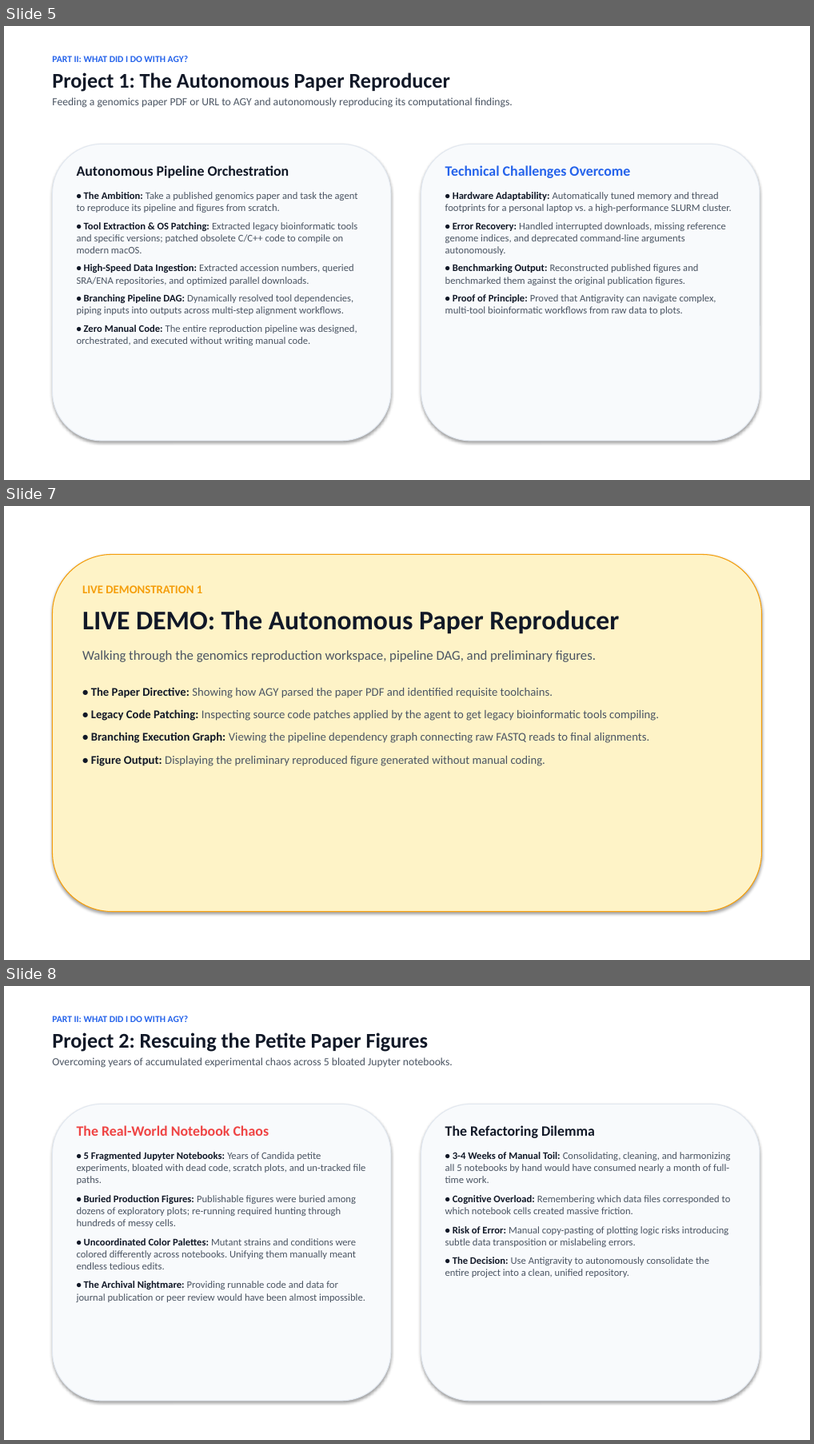
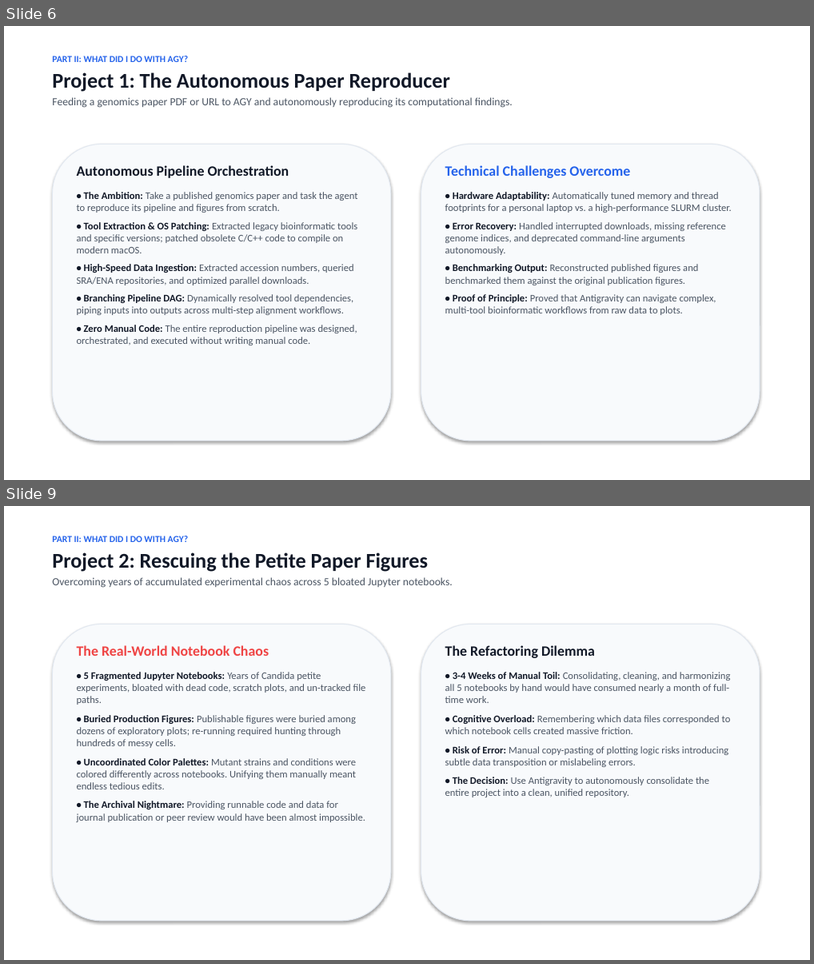
Before and after one commit to berman-lab/antigravity-intoduction-presentation, a slide deck: antigravity_lab_presentation.pptx. Shown one above the other, each under a label of ours: slides 5, 7 and 8 before the commit, slides 6 and 9 after it; the slides between them are not shown. The pictures are 814x1444 and 814x964 pixels, drawn with LibreOffice and Linux fonts; fonts in the diff are those of the drawing. Boxes give left, top, right and bottom in pixels: in the first picture for what was removed or moved away, otherwise in the second. Text is boxed around its words. In the diff, an @@ line names an element or a change of style, - is before the commit and + after.

Commit message:
Update presentation deck with core takeaway, pipeline figures, and Git tree schematic

```diff
--- a/antigravity_lab_presentation.pptx
+++ b/antigravity_lab_presentation.pptx
@@ slide 7 removed at <box>4,506,810,960</box>, background #FFFFFF @@
@@ rounded rectangle removed at <box>52,554,762,912</box> @@
@@ text removed at <box>82,585,659,766</box> @@
-LIVE DEMONSTRATION 1
-LIVE DEMO: The Autonomous Paper Reproducer
-Walking through the genomics reproduction workspace, pipeline DAG, and preliminary figures.
-• The Paper Directive: Showing how AGY parsed the paper PDF and identified requisite toolchains.
-• Legacy Code Patching: Inspecting source code patches applied by the agent to get legacy bioinformatic tools compiling.
-• Branching Execution Graph: Viewing the pipeline dependency graph connecting raw FASTQ reads to final alignments.
-• Figure Output: Displaying the preliminary reproduced figure generated without manual coding.
@@ what was slide 5 is now slide 6 @@
@@ what was slide 8 is now slide 9 @@
```
Also in this commit, not shown: 2 slides changed, 2 slides added, 9 other files.
